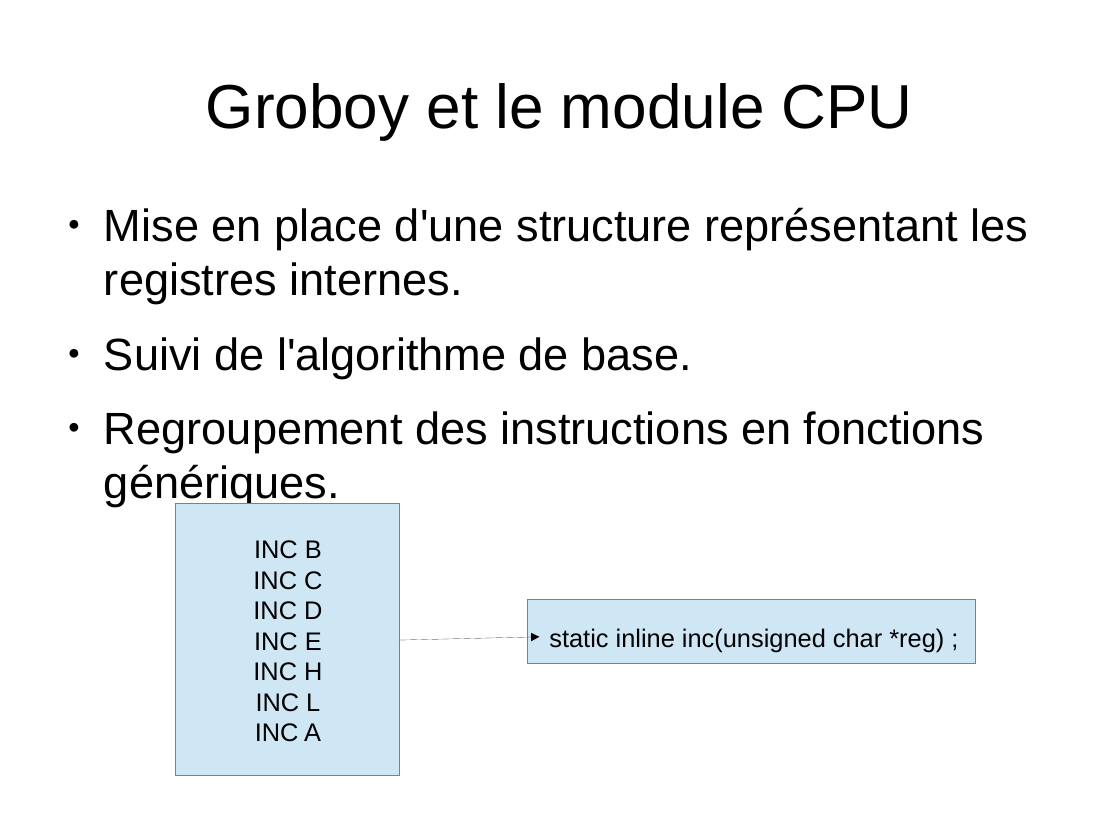
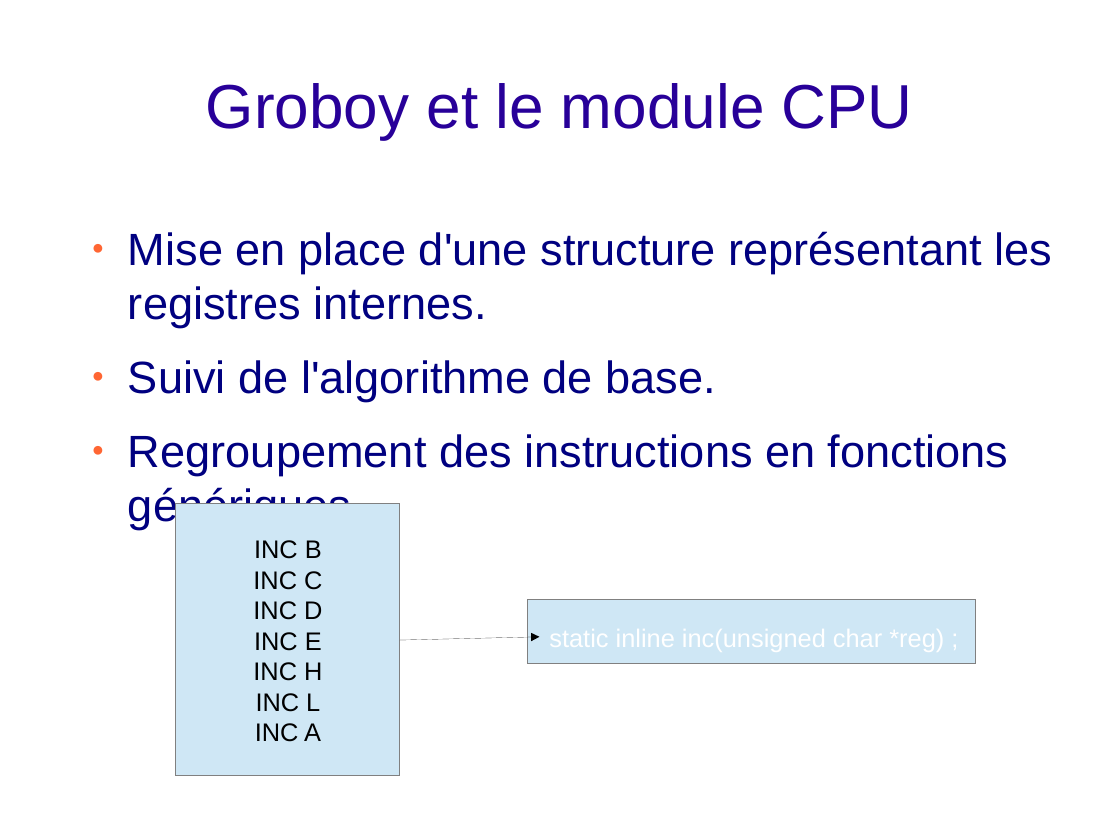
Before and after one commit to joakim-d/GroBoy, a slide deck: slide 15 of documents_TER/soutenance.odp. Drawn at 1120x840 pixels with LibreOffice and Linux fonts; fonts in the diff are those of the drawing; background and template pictures are left out. Boxes give left, top, right and bottom in pixels: in the first picture for what was removed or moved away, otherwise in the second. Text is boxed around its words. In the diff, an @@ line names an element or a change of style, - is before the commit and + after.

```diff
--- a/documents_TER/soutenance.odp
+++ b/documents_TER/soutenance.odp
@@ title "Groboy et le module CPU" at <box>206,83,913,139</box>: text colour #000000 to #280099 @@
@@ text "Mise en place d'une structure ...": place and size @@
-text "Mise en place d'une structure ..." at <box>104,207,1029,507</box>
+text "Mise en place d'une structure ..." at <box>128,231,1053,530</box>
@@ text "Mise en place d'une structure ..." at <box>128,231,1053,530</box>: text colour #000000 to #000080; bullet colour #000000 to #FF6633 @@
@@ text "static inline inc(unsigned char *reg) ..." at <box>254,540,298,559</box>: text colour #000000 to #FFFFFF @@
```
Also in this commit, not shown: 29 other slides changed, 3 slides added, 3 slides removed.
